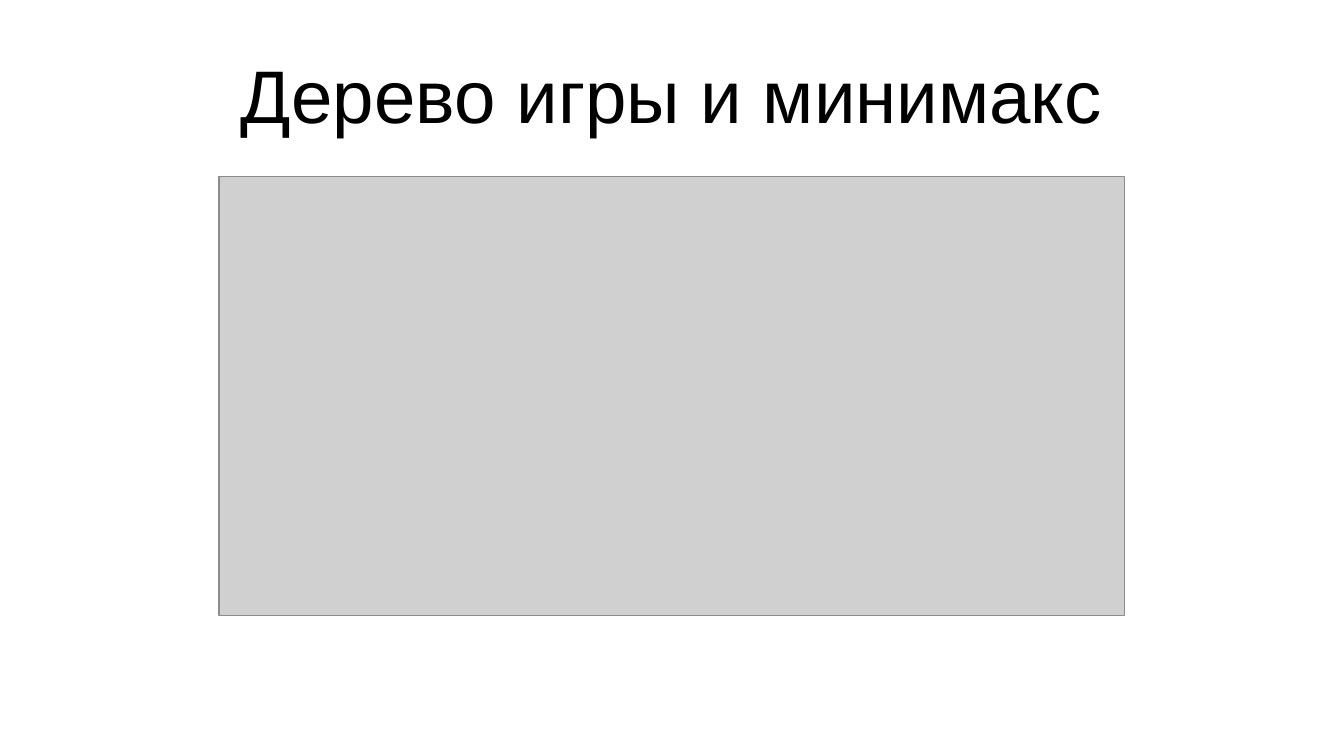
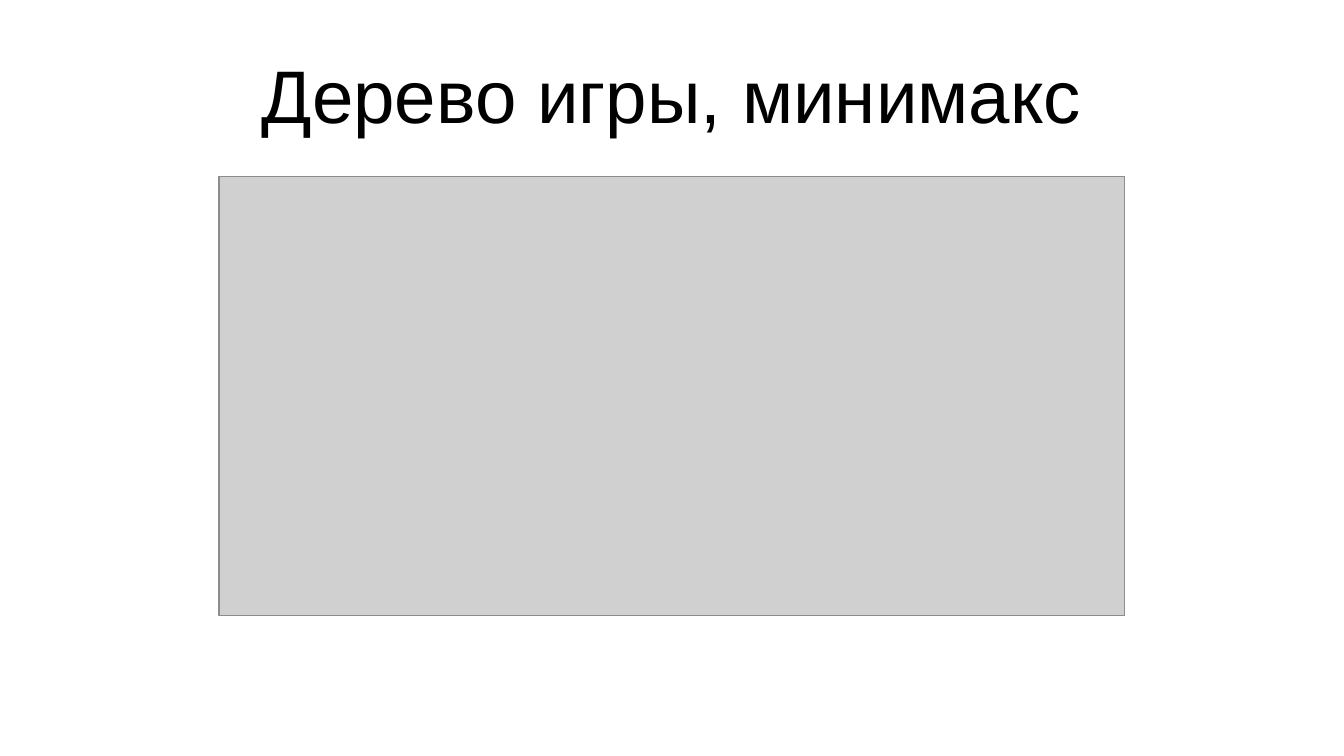
Before and after one commit to iv4n-t3a/checkers-engine, a slide deck: slide 6 of doc/presentation-pptx-edition.pptx (slide 3 before the commit). Drawn at 1344x756 pixels with LibreOffice and Linux fonts; fonts in the diff are those of the drawing; grey boxes stand for pictures. Boxes give left, top, right and bottom in pixels: in the first picture for what was removed or moved away, otherwise in the second. Text is boxed around its words. In the diff, an @@ line names an element or a change of style, - is before the commit and + after.

```diff
--- a/doc/presentation-pptx-edition.pptx
+++ b/doc/presentation-pptx-edition.pptx
@@ text at (262, 71, 1081, 137): text changed @@
-Дерево игры и минимакс
+Дерево игры, минимакс
```
Also in this commit, not shown: 5 other slides changed, 3 slides added, 1 slide removed, 7 other files.
